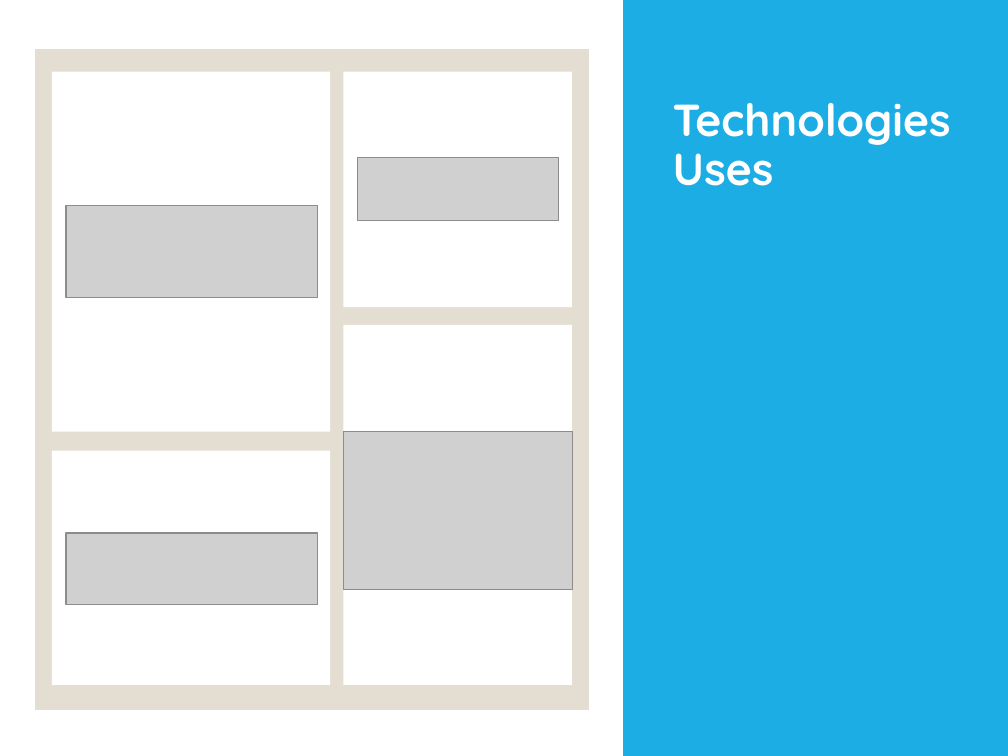
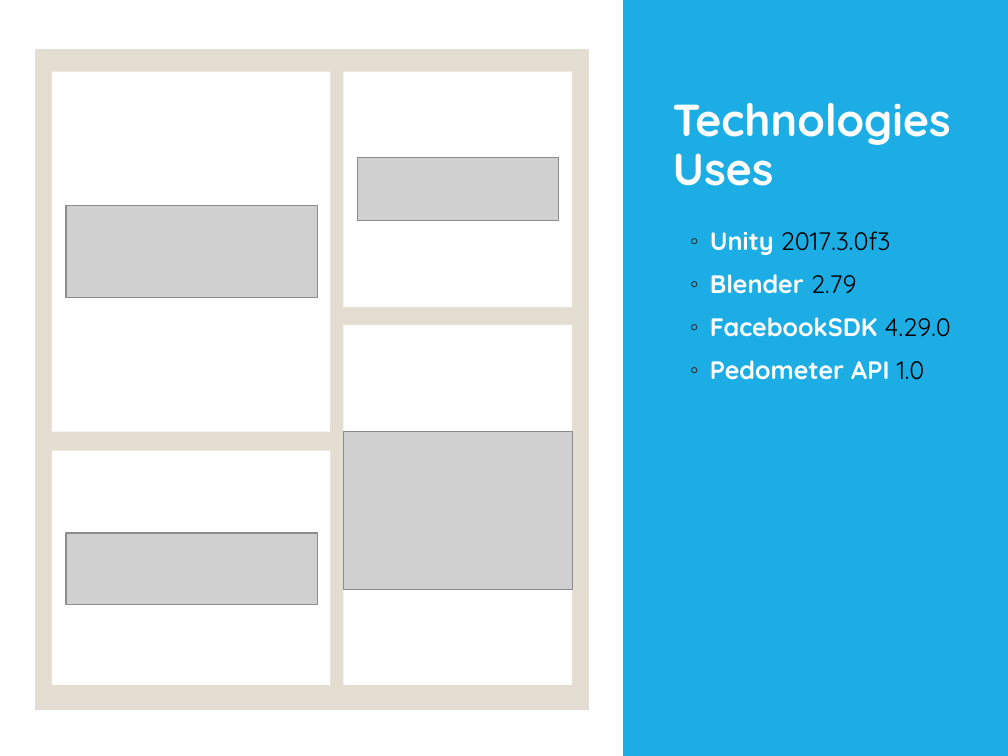
Before and after one commit to ldbach-apcs/cs300-assignment1, a slide deck: slide 24 of doc/D&J.pptx (slide 20 before the commit). Drawn at 1008x756 pixels with LibreOffice and Linux fonts; fonts in the diff are those of the drawing; grey boxes stand for pictures. Boxes give left, top, right and bottom in pixels: in the first picture for what was removed or moved away, otherwise in the second. Text is boxed around its words. In the diff, an @@ line names an element or a change of style, - is before the commit and + after.

```diff
--- a/doc/D&J.pptx
+++ b/doc/D&J.pptx
@@ text added at bbox=[710, 231, 951, 380], 18 pt, text #FFFFFF, bold @@
+◦ Unity 2017.3.0f3
+◦ Blender 2.79
+◦ FacebookSDK 4.29.0
+◦ Pedometer API 1.0
```
Also in this commit, not shown: 3 other slides changed, 11 slides added, 5 slides removed.
